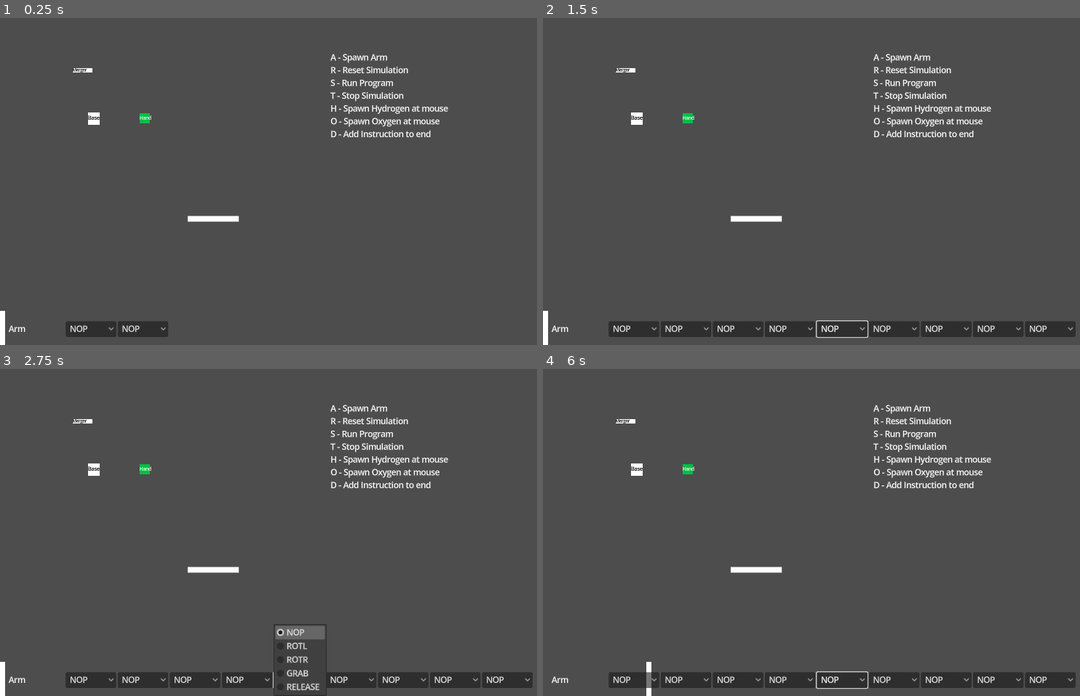
Above: before the commit, frames 1-4 (two rows, left to right).
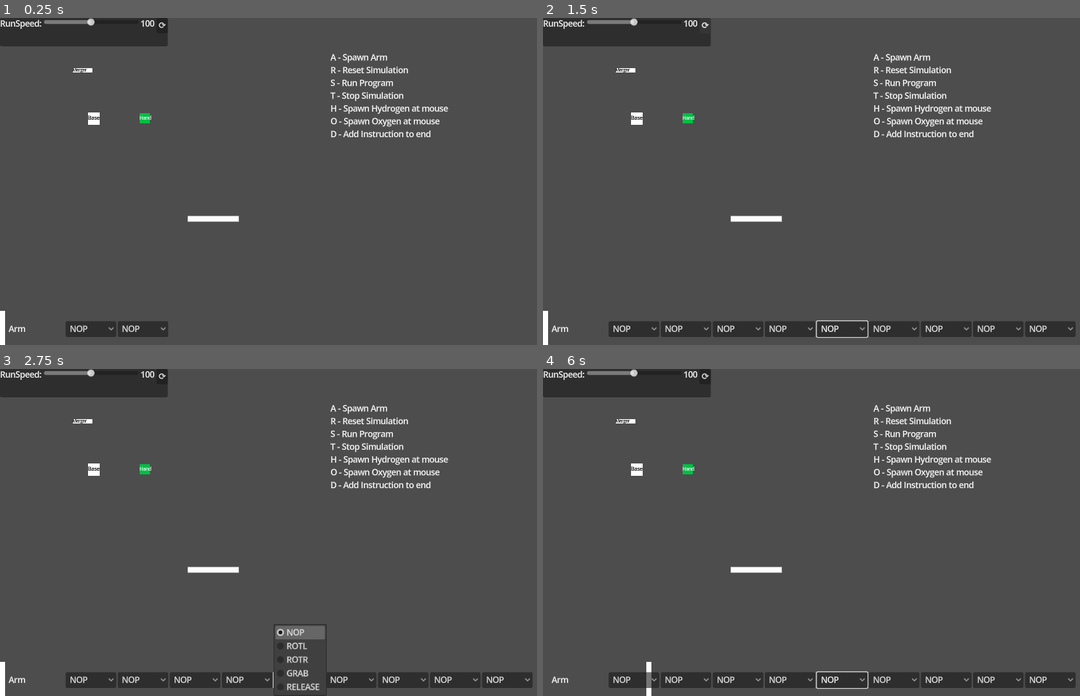
Above: after the commit, the same moments.

Repository: hpi-swa-lab/godot-pronto
Game: Godot game, scene res://prototypes/i4w1-opus-magnum/opus-magnum.tscn
Two runs of this game, one before a commit and one after it. Both use one fixed random seed, a clock stepped at 60 frames per second and the inputs below. The project has no main scene, so this scene is started directly.
Inputs (mouse positions are in pixels of both pictures, inside the frame that each line leads up to):
- Up to frame 1 (0.25 s): no input
- Up to frame 2 (1.5 s): click "NOP" at 0.5 s; click (704, 24) at 1.25 s, where only the run after the commit has a clickable "⟳"
- Up to frame 3 (2.75 s): tap Enter (ui_accept) at 2, 2.27 s; move the mouse to (418, 516) at 2.02 s; hold Right (ui_right) from 2.03 s (still down); tap J at 2.1 s; click (418, 516) at 2.17 s
- Up to frame 4 (6 s): release Right (ui_right) at 2.75 s; tap Enter (ui_accept) at 2.75, 3.5, 4.25, 5, 5.27, 5.75 s; drag from (720, 548) to (634, 679) at 2.77 s; move the mouse to (892, 460) at 3.52 s; hold Left (ui_left) 3.53-4.25 s; tap I at 3.6 s; drag from (806, 597) to (543, 663) at 4.27 s; move the mouse to (1010, 581) at 5.02 s; hold Right (ui_right) 5.03-5.75 s; tap E at 5.1 s; drag from (661, 483) to (628, 679) at 5.77 s

The runs differ from the first frame. In frame 1, 2.6% of the frame differs, in the area x 0-32%, y 0-9%; in frame 2, 2.6%; in frame 3, 2.6%; in frame 4, 2.6%.

Commit message:
edit run speed in UI

Diff:
--- a/prototypes/i4w1-opus-magnum/opus-magnum.tscn
+++ b/prototypes/i4w1-opus-magnum/opus-magnum.tscn
@@ -10,6 +10,8 @@
 [ext_resource type="Script" path="res://addons/pronto/behaviors/Clock.gd" id="8_7crgp"]
 [ext_resource type="Script" path="res://addons/pronto/behaviors/Controls.gd" id="9_6ntri"]
 [ext_resource type="Script" path="res://addons/pronto/behaviors/Key.gd" id="9_adfup"]
+[ext_resource type="Script" path="res://addons/pronto/behaviors/PrototypingUI.gd" id="11_51tr7"]
+[ext_resource type="Script" path="res://addons/pronto/behaviors/Value.gd" id="11_en4qj"]
 
 [sub_resource type="GDScript" id="GDScript_55yuf"]
 script/source = "@tool
@@ -725,7 +727,7 @@
 extends U
 @warning_ignore(\"unused_parameter\")
 func run(from, to):
-	to.position.x += (100+3) * from.duration_seconds
+	to.position.x += (3+G.at(\"RunSpeed\")) * from.duration_seconds
 "
 
 [sub_resource type="Resource" id="Resource_wo3ce"]
@@ -1250,3 +1252,19 @@
 H - Spawn Hydrogen at mouse
 O - Spawn Oxygen at mouse
 D - Add Instruction to end"
+
+[node name="PanelContainer" type="PanelContainer" parent="."]
+offset_right = 332.0
+offset_bottom = 56.0
+
+[node name="PrototypingUI" type="Node2D" parent="PanelContainer"]
+position = Vector2(-53.9676, 53.9676)
+script = ExtResource("11_51tr7")
+
+[node name="RunSpeed" type="Node2D" parent="PanelContainer/PrototypingUI"]
+position = Vector2(62, 27)
+script = ExtResource("11_en4qj")
+float_from = 0.0
+float_to = 200.0
+float_value = 100.0
+float_step_size = 1.0
Not shown: 1 places in prototypes/i4w1-opus-magnum/opus-magnum.tscn that only renumber resources
